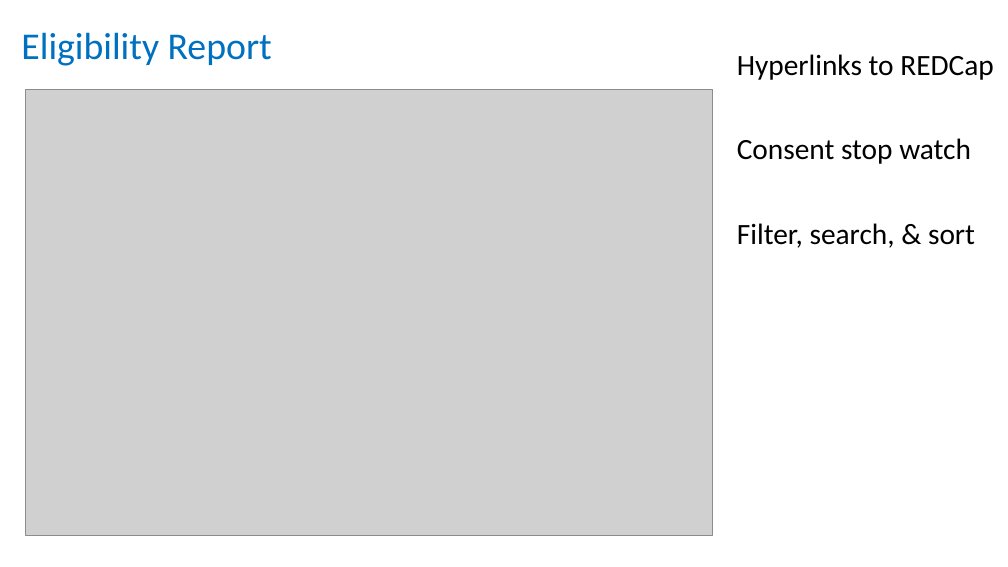
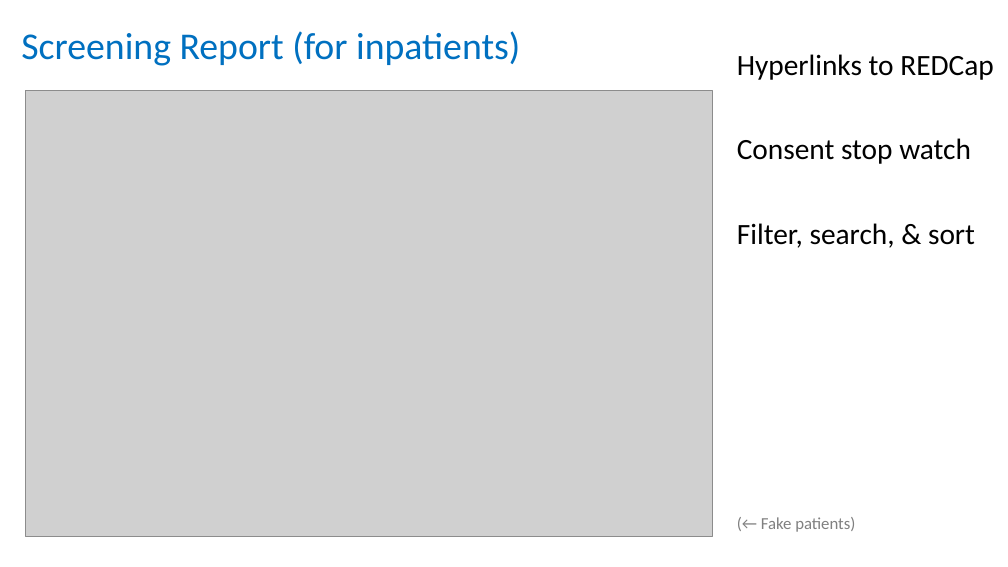
Before and after one commit to OuhscBbmc/prairie-outpost-public, a slide deck: slide 10 of publications/presentation-2019-06-idea/ispctn-regional-conference-2019-06.pptx. Drawn at 1008x567 pixels with LibreOffice and Linux fonts; fonts in the diff are those of the drawing; grey boxes stand for pictures. Boxes give left, top, right and bottom in pixels: in the first picture for what was removed or moved away, otherwise in the second. Text is boxed around its words. In the diff, an @@ line names an element or a change of style, - is before the commit and + after.

```diff
--- a/publications/presentation-2019-06-idea/ispctn-regional-conference-2019-06.pptx
+++ b/publications/presentation-2019-06-idea/ispctn-regional-conference-2019-06.pptx
@@ text at <box>21,31,520,66</box>: text changed @@
-Eligibility Report
+Screening Report (for inpatients)
@@ text at <box>761,517,855,532</box>: paragraph added @@
+(← Fake patients)
```
Also in this commit, not shown: 7 other slides changed, 1 slide added, 1 slide removed.
